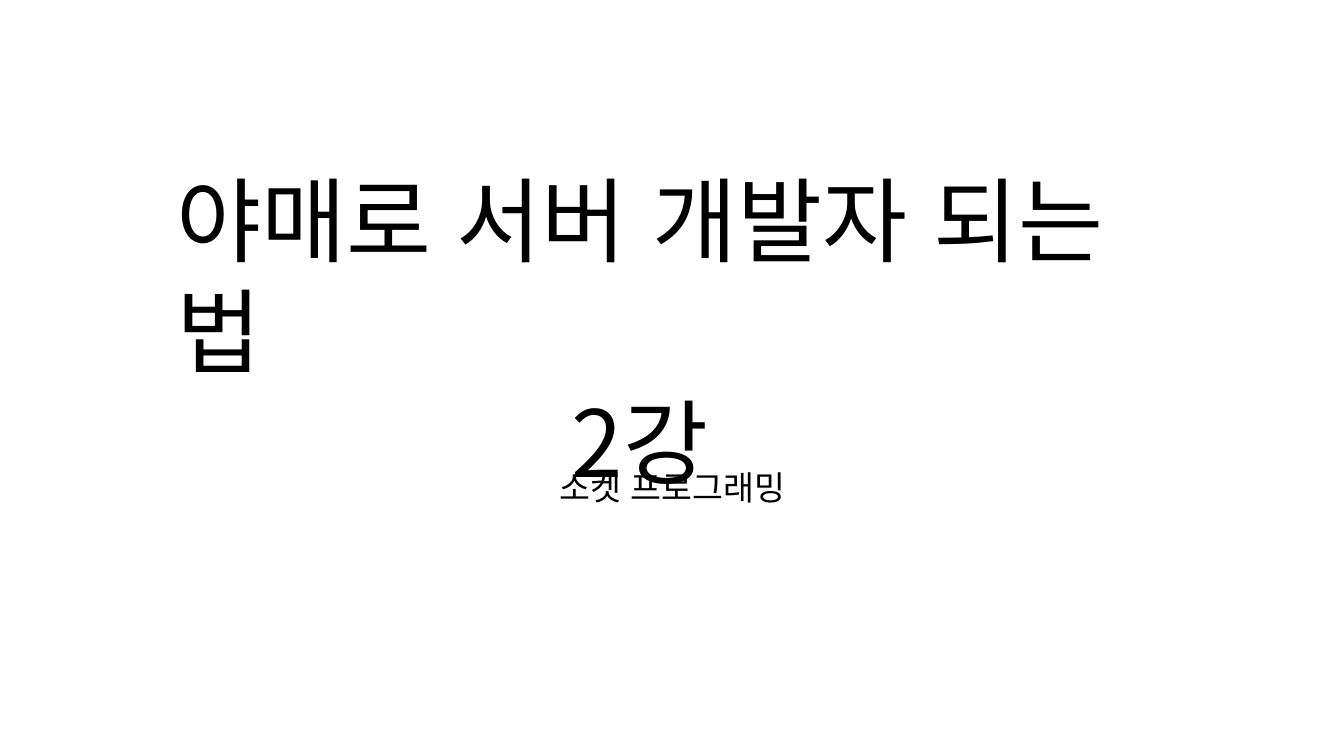
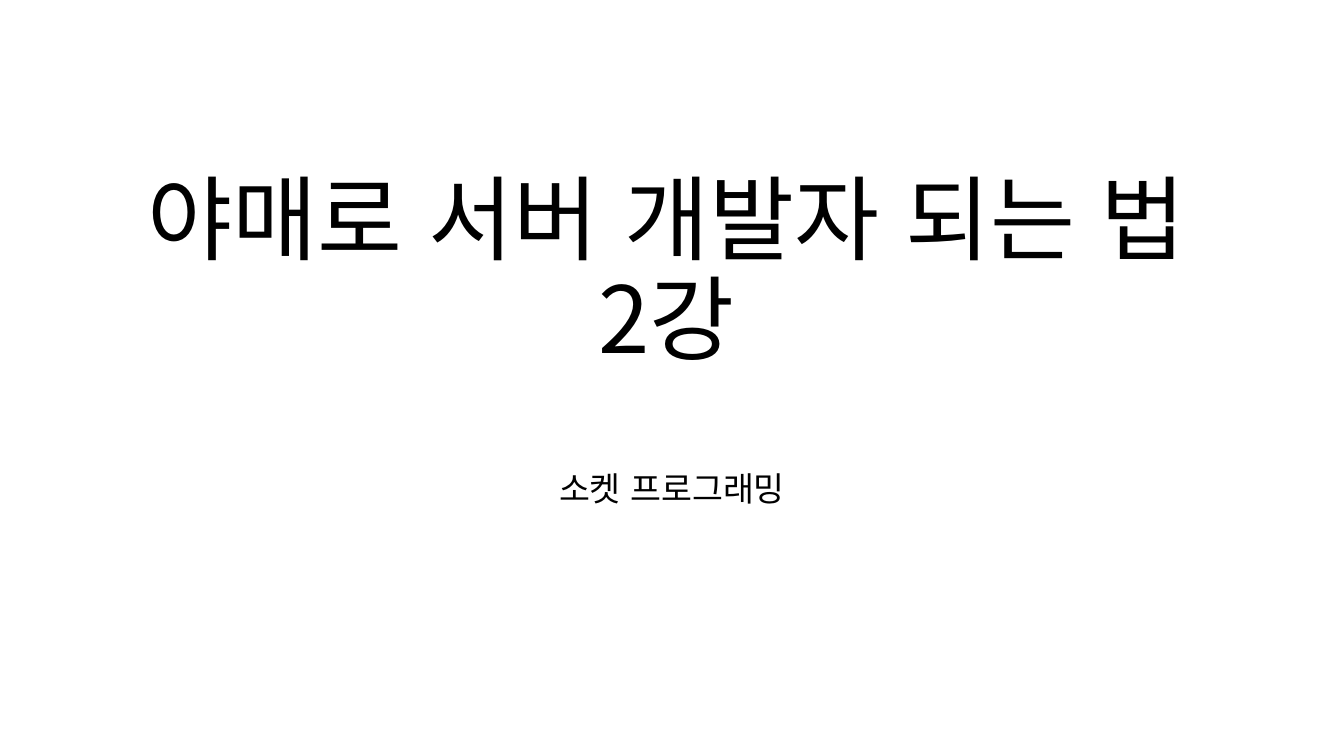
Before and after one commit to SEH00N/SDLU, a slide deck: slide 1 of ServerLecture/PT/2강 소켓 프로그래밍.pptx. Drawn at 1344x756 pixels with LibreOffice and Linux fonts; fonts in the diff are those of the drawing. Boxes give left, top, right and bottom in pixels: in the first picture for what was removed or moved away, otherwise in the second. Text is boxed around its words. In the diff, an @@ line names an element or a change of style, - is before the commit and + after.

```diff
--- a/ServerLecture/PT/2강 소켓 프로그래밍.pptx
+++ b/ServerLecture/PT/2강 소켓 프로그래밍.pptx
@@ title "야매로 서버 개발자 되는 법 ..." at box(148, 176, 1186, 360): vertical alignment top to middle @@
@@ title at box(148, 176, 1186, 360): text changed @@
-야매로 서버 개발자 되는 법
-2강
+야매로 서버 개발자 되는 법
+2강
```
Also in this commit, not shown: 7 other files.
